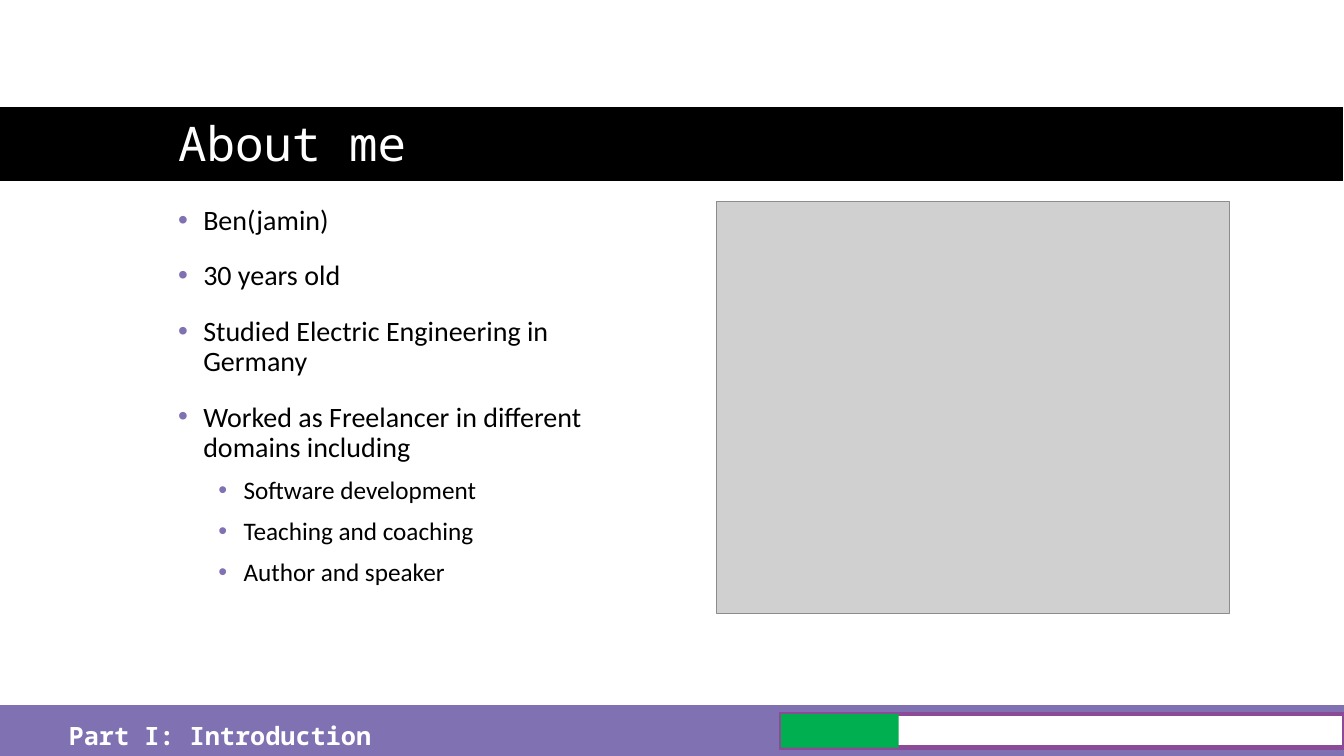
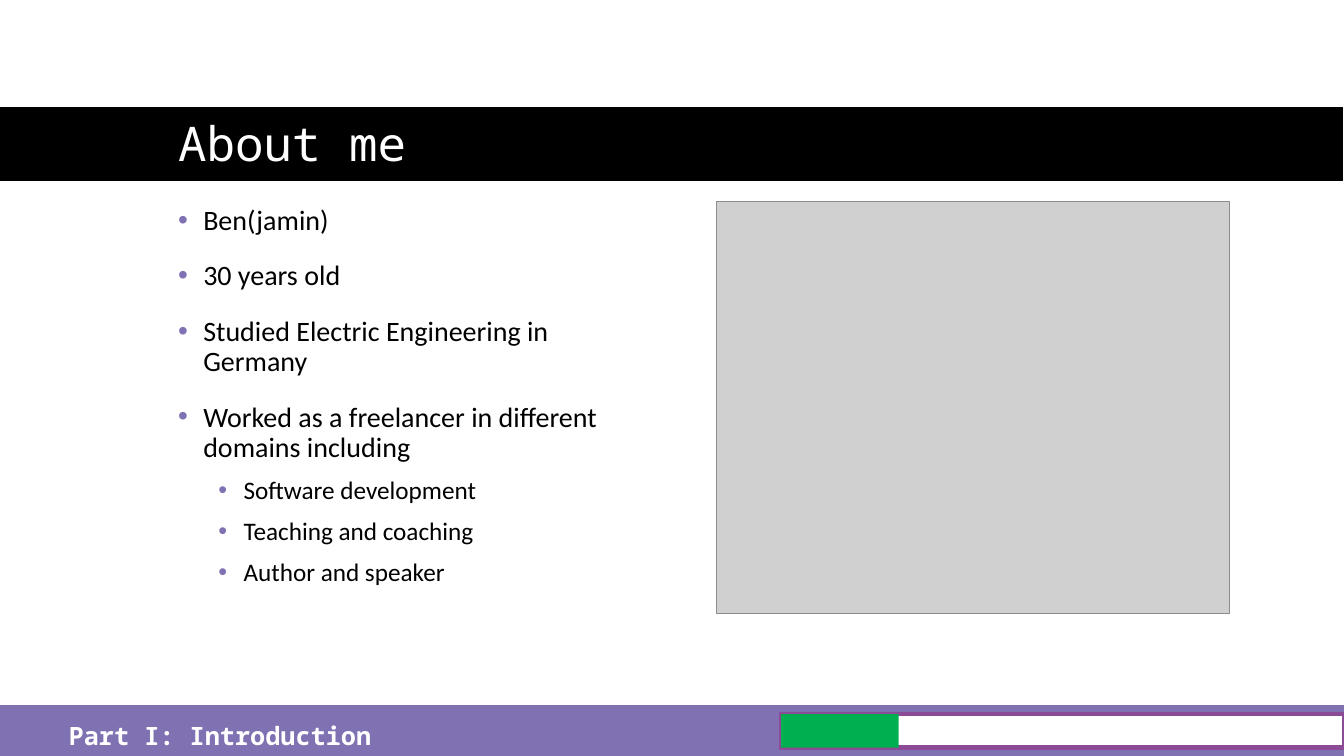
Before and after one commit to just-the-benno/BlazQ, a slide deck: slide 5 of episode1/media/slides-episode-1.pptx. Drawn at 1344x756 pixels with LibreOffice and Linux fonts; fonts in the diff are those of the drawing; grey boxes stand for pictures; background and template pictures are left out. Boxes give left, top, right and bottom in pixels: in the first picture for what was removed or moved away, otherwise in the second. Text is boxed around its words. In the diff, an @@ line names an element or a change of style, - is before the commit and + after.

Commit message:
correct spelling in slides ep01

```diff
--- a/episode1/media/slides-episode-1.pptx
+++ b/episode1/media/slides-episode-1.pptx
@@ text at (x1=203, y1=407, x2=597, y2=462): text changed @@
-• Worked as Freelancer in different domains including
+• Worked as a freelancer in different domains including
```
Also in this commit, not shown: 19 other slides changed, 2 other files.
